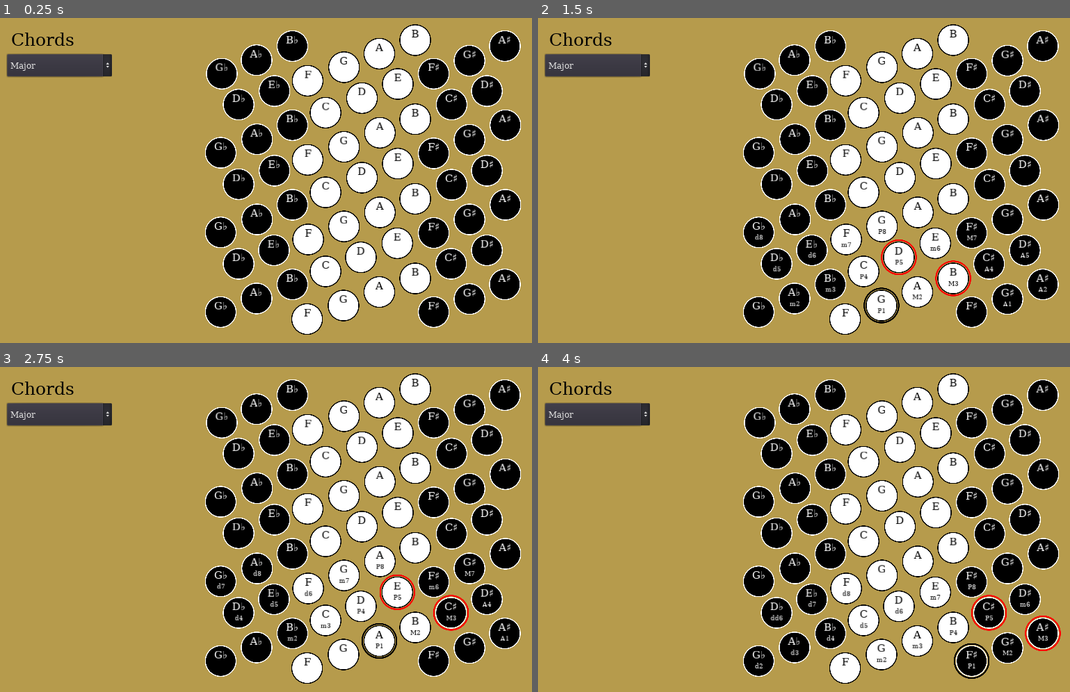
Above: before the commit, frames 1-4 (two rows, left to right).
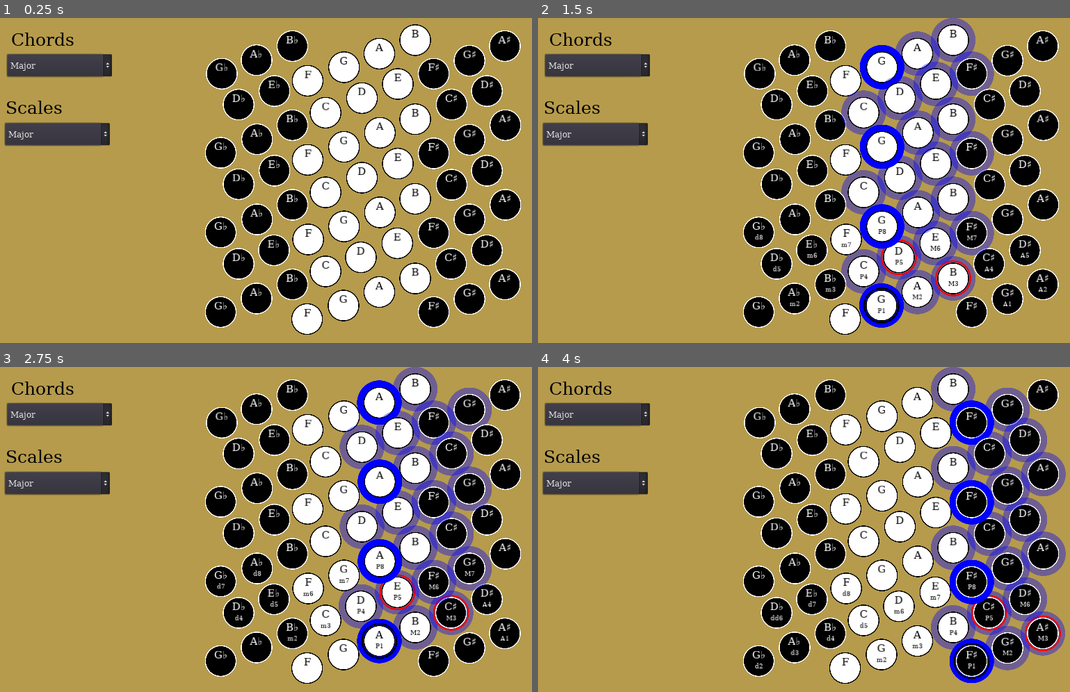
Above: after the commit, the same moments.

Repository: fkberthold/StrisoView
Game: Godot game, scene res://Main.tscn
Same seed, same stepped clock (60 frames per second), same inputs: the game is played once before the commit and once after it.
Inputs:
- Up to frame 1 (0.25 s): no input
- Up to frame 2 (1.5 s): click "F" at 0.5 s; click "G" at 1.25 s
- Up to frame 3 (2.75 s): click "A" at 2 s
- Up to frame 4 (4 s): click "B" at 2.75 s; click "F♯" at 3.5 s

The runs differ from the first frame. In frame 1, 1.6% of the frame differs, in the area x 0-21%, y 25-40%; in frame 2, 10%, in the area x 0-86%, y 0-96%; in frame 3, 9.9%; in frame 4, 9.2%.

Commit message:
Basic Scales implemented

Diff:
--- a/Main.gd
+++ b/Main.gd
@@ -6,32 +6,32 @@
 # var b = "text"
 
 func set_chords():
-    $Chords/ChordsList.add_item("Major")
-    $Chords/ChordsList.add_item("Augmented")
-    $Chords/ChordsList.add_item("Minor")
-    $Chords/ChordsList.add_item("Diminished")
-    $Chords/ChordsList.add_item("Suspended 4th")
-    $Chords/ChordsList.add_item("Suspended 2nd")
+	$Chords/ChordsList.add_item("Major")
+	$Chords/ChordsList.add_item("Augmented")
+	$Chords/ChordsList.add_item("Minor")
+	$Chords/ChordsList.add_item("Diminished")
+	$Chords/ChordsList.add_item("Suspended 4th")
+	$Chords/ChordsList.add_item("Suspended 2nd")
 
 func set_scales():
-    $Scales/ScalesList.add_item("Major")
-    $Scales/ScalesList.add_item("Minor")
+	$Scales/ScalesList.add_item("Major")
+	$Scales/ScalesList.add_item("Minor")
 
 func set_modes():
-    pass
+	pass
 
 # Called when the node enters the scene tree for the first time.
 func _ready():
-    set_chords()
-    set_scales()
-    set_modes()
+	set_chords()
+	set_scales()
+	set_modes()
 
 
 
 func _on_Chords_item_selected(index):
-    var chord_names = ["major","augmented","minor", "diminished", "sus4", "sus2"]
-    $SBoard.set_chord(chord_names[index], true)
+	var chord_names = ["major","augmented","minor", "diminished", "sus4", "sus2"]
+	$SBoard.set_chord(chord_names[index], true)
 
 func _on_ScalesList_item_selected(index):
-    var scale_names = ["Major", "Minor"]
-    $SBoard.set_music_scale(scale_names[index])
+	var scale_names = ["Major", "Minor"]
+	$SBoard.set_music_scale(scale_names[index])
--- a/Main.tscn
+++ b/Main.tscn
@@ -61,7 +61,6 @@
 }
 
 [node name="Scales" type="Control" parent="."]
-visible = false
 margin_left = 5.66327
 margin_top = 139.694
 margin_right = 45.6633
--- a/Scenes/SBoard.gd
+++ b/Scenes/SBoard.gd
@@ -1,5 +1,9 @@
 extends Control
 
+var sel_button = null
+const scales = {"Major":["P1", "M2", "M3", "P4", "P5", "M6", "M7"],
+				"Minor":["P1", "M2", "m3", "P4", "P5", "m6", "m7"]}
+var sel_scale = "Major"
 
 # Declare member variables here. Examples:
 # var a = 2
@@ -8,41 +12,70 @@
 
 # Called when the node enters the scene tree for the first time.
 func _ready():
-    for button in self.get_children():
-        button.connect("selected", self, "button_selected")
+	for button in self.get_children():
+		button.connect("selected", self, "button_selected")
 
 
 # Called every frame. 'delta' is the elapsed time since the previous frame.
 #func _process(delta):
 #    pass
 
-func button_selected(degree, note_name, row, col):
-    print([degree, note_name, row, col])
-    for button in self.get_children():
-        button.button_selected(null, null, null, null)
-    for button in self.get_children():
-        button.button_selected(degree, note_name, row, col)
-    print("=========================")
+func button_selected(button, degree, note_name, row, col):
+	if note_name:
+		sel_button = button
+	else:
+		sel_button = null
+
+	var cur_note_name
+	var base_coords = []
+
+	if sel_button:
+		cur_note_name = sel_button.get_node("Note").text
+
+	for button in self.get_children():
+		button.button_selected(null, null, null, null)
+		button.hide_scale()
+	for button in self.get_children():
+		button.button_selected(degree, note_name, row, col)
+		if(cur_note_name == button.get_node("Note").text):
+			button.show_root()
+			base_coords.append([button.row, button.col])
+
+	for button in self.get_children():
+		var b_row = button.row
+		var b_col = button.col
+		var mod_coords = []
+		for base_coord in base_coords:
+			var mod_coord = [b_row - base_coord[0], b_col - base_coord[1]]
+			if mod_coord == [0,0]:
+				button.show_root()
+				break
+			var interval = button.relative_int.get(mod_coord)
+			if interval in scales[sel_scale]:
+				button.show_scale()
+				break
+
 
 func set_chord(chord, state):
-    for button in self.get_children():
-        if state:
-            button.chord_vis = chord
-        else:
-            button.chord_vis = null
+	for button in self.get_children():
+		if state:
+			button.chord_vis = chord
+		else:
+			button.chord_vis = null
 
-func set_music_scale(scale, state):
-    for button in self.get_children():
-        if state:
-            button.scale_vis = scale
-        else:
-            button.scale_vis = null
+func set_music_scale(scale):
+	sel_scale = scale
+
+func display_scale(scale):
+	for button in self.get_children():
+		pass
+
 
 func _on_chkSound_toggled(button_pressed):
-    for button in self.get_children():
-        button.mute(not button_pressed)
+	for button in self.get_children():
+		button.mute(not button_pressed)
 
 
 func _on_chkLock_toggled(button_pressed):
-    for button in self.get_children():
-        button.lock(button_pressed)
+	for button in self.get_children():
+		button.lock(button_pressed)
--- a/Scenes/SButton.gd
+++ b/Scenes/SButton.gd
@@ -22,79 +22,77 @@
 var lock = false
 
 const pitches = {"C":1,
-                 "C♯":1.059463,
-                 "D♭":1.059463,
-                 "D":1.122462,
-                 "D♯":1.189207,
-                 "E♭":1.189207,
-                 "E":1.259921,
-                 "F":1.33484,
-                 "F♯":1.414214,
-                 "G♭":1.414214,
-                 "G":1.498307,
-                 "G♯":1.587401,
-                 "A♭":1.587401,
-                 "A":1.681793,
-                 "A♯":1.781797,
-                 "B♭":1.781797,
-                 "B":1.887749}
+				 "C♯":1.059463,
+				 "D♭":1.059463,
+				 "D":1.122462,
+				 "D♯":1.189207,
+				 "E♭":1.189207,
+				 "E":1.259921,
+				 "F":1.33484,
+				 "F♯":1.414214,
+				 "G♭":1.414214,
+				 "G":1.498307,
+				 "G♯":1.587401,
+				 "A♭":1.587401,
+				 "A":1.681793,
+				 "A♯":1.781797,
+				 "B♭":1.781797,
+				 "B":1.887749}
 
 const chord_colors = {"root":Color.black,
-                    "major":Color.red,
-                    "augmented":Color.red,
-                    "minor":Color.red,
-                    "diminished":Color.red,
-                    "sus4":Color.red,
-                    "sus2":Color.red}
+					"major":Color.red,
+					"augmented":Color.red,
+					"minor":Color.red,
+					"diminished":Color.red,
+					"sus4":Color.red,
+					"sus2":Color.red}
 
 const relative_int =   {[0,0]:"P1",
-                        [1,0]:"P4",
-                        [1,1]:"P5",
-                        [2,1]:"P8",
-                        [0,1]:"M2",
-                        [0,2]:"M3",
-                        [0,5]:"M6",
-                        [1,3]:"M7",
-                        [-1,3]:"A1",
-                        [-1,4]:"A2",
-                        [-1,5]:"A3",
-                        [0,3]:"A4",
-                        [0,4]:"A5",
-                        [0,6]:"A7",
-                        [-2,6]:"AA1",
-                        [-2,7]:"AA2",
-                        [-1,6]:"AA4",
-                        [-1,7]:"AA5",
-                        [0,7]:"AA8",
-                        [1,-2]:"m2",
-                        [1,-1]:"m3",
-                        [1,2]:"m6",
-                        [2,0]:"m7",
-                        [2,-5]:"d2",
-                        [2,-4]:"d3",
-                        [2,-3]:"d4",
-                        [2,-2]:"d5",
-                        [2,-1]:"d6",
-                        [3,-3]:"d7",
-                        [3,-2]:"d8",
-                        [3,-6]:"dd4",
-                        [3,-5]:"dd5",
-                        [3,-4]:"dd6",
-                        [4,-6]:"dd7"}
-
-const scales = {"Major":["P1", "M2", "M3", "P4", "P5", "m6", "M7"],
-                "Minor":["P1", "M2", "m3", "P4", "P5", "d6", "m7"]}
+						[1,0]:"P4",
+						[1,1]:"P5",
+						[2,1]:"P8",
+						[0,1]:"M2",
+						[0,2]:"M3",
+						[1,2]:"M6",
+						[1,3]:"M7",
+						[-1,3]:"A1",
+						[-1,4]:"A2",
+						[-1,5]:"A3",
+						[0,3]:"A4",
+						[0,4]:"A5",
+						[0,5]:"A6",
+						[0,6]:"A7",
+						[-2,6]:"AA1",
+						[-2,7]:"AA2",
+						[-1,6]:"AA4",
+						[-1,7]:"AA5",
+						[0,7]:"AA8",
+						[1,-2]:"m2",
+						[1,-1]:"m3",
+						[2,-1]:"m6",
+						[2,0]:"m7",
+						[2,-5]:"d2",
+						[2,-4]:"d3",
+						[2,-3]:"d4",
+						[2,-2]:"d5",
+						[3,-4]:"dd6",
+						[3,-3]:"d7",
+						[3,-2]:"d8",
+						[3,-6]:"dd4",
+						[3,-5]:"dd5",
+						[4,-6]:"dd7"}
+
 
 const order = ["G♭", "D♭", "A♭", "E♭", "B♭",
-               "F", "C",  "G", "D", "A", "E", "B",
-               "F♯", "C♯", "G♯", "D♯", "A♯"]
+			   "F", "C",  "G", "D", "A", "E", "B",
+			   "F♯", "C♯", "G♯", "D♯", "A♯"]
 
 const chords = {"major":["P1","P5","M3"],
-                "augmented":["P1","M3","A5"],
-                "minor":["P1", "P5", "m3"],
-                "diminished":["P1","m3", "d5"],
-                "sus4":["P1", "P4", "P5"],
-                "sus2":["P1", "M2", "P5"]}
+				"augmented":["P1","M3","A5"],
+				"minor":["P1", "P5", "m3"],
+				"diminished":["P1","m3", "d5"],
+				"sus4":["P1", "P4", "P5"],
+				"sus2":["P1", "M2", "P5"]}
 
 
 const intervals = ["Uni", "m2", "M2", "m3", "M3", "P4", "A4", "P5", "m6", "M6", "m7", "M7", "P8"]
@@ -102,90 +100,101 @@
 const flat_notes = ["F", "G♭", "G", "A♭", "A", "B♭", "B", "C", "D♭", "D", "E♭", "E"]
 
 func get_interval():
-    if sel_note == null:
-        return null
-    var diff_coord = [row - sel_row,
-                      col - sel_col]
-    return relative_int.get(diff_coord)
+	if sel_note == null:
+		return null
+	var diff_coord = [row - sel_row,
+					  col - sel_col]
+	return relative_int.get(diff_coord)
 
 func set_note():
-    if position == "left":
-        $Note.text = flat_notes[degree]
-    else:
-        $Note.text = sharp_notes[degree]
+	if position == "left":
+		$Note.text = flat_notes[degree]
+	else:
+		$Note.text = sharp_notes[degree]
 
 func set_interval():
-    var interval = get_interval()
-    if interval:
-        $Interval.visible = true
-        $Interval.text = interval
-    else:
-        $Interval.visible = false
-        $Round1.visible = false
+	var interval = get_interval()
+	if interval:
+		$Interval.visible = true
+		$Interval.text = interval
+	else:
+		$Interval.visible = false
+		$Round1.visible = false
 
 func set_chords():
-    if chord_vis and $Interval.visible and $Interval.text in chords[chord_vis]:
-        if full_degree == sel_degree:
-            $Round1.visible = true
-            $Round1.modulate = chord_colors["root"]
-            return
-        else:
-            $Round1.visible = true
-            $Round1.modulate = chord_colors[chord_vis]
-    else:
-        $Round1.visible = false
+	if chord_vis and $Interval.visible and $Interval.text in chords[chord_vis]:
+		if full_degree == sel_degree:
+			$Round1.visible = true
+			$Round1.modulate = chord_colors["root"]
+			return
+		else:
+			$Round1.visible = true
+			$Round1.modulate = chord_colors[chord_vis]
+	else:
+		$Round1.visible = false
 
 
 # Called when the node enters the scene tree for the first time.
 func _ready():
-    full_degree = (octave * 12) + degree
-    set_note()
-    set_interval()
-    set_chords()
-    if position == "center":
-        texture_normal = load("res://Images/WhiteButton.png")
-        $Note.add_color_override("font_color", Color(0,0,0))
-        $Interval.add_color_override("font_color", Color(0,0,0))
-    else:
-        texture_normal = load("res://Images/BlackButton.png")
-        $Note.add_color_override("font_color", Color(1,1,1))
-        $Interval.add_color_override("font_color", Color(1,1,1))
-    set_audio()
+	full_degree = (octave * 12) + degree
+	set_note()
+	set_interval()
+	set_chords()
+	if position == "center":
+		texture_normal = load("res://Images/WhiteButton.png")
+		$Note.add_color_override("font_color", Color(0,0,0))
+		$Interval.add_color_override("font_color", Color(0,0,0))
+	else:
+		texture_normal = load("res://Images/BlackButton.png")
+		$Note.add_color_override("font_color", Color(1,1,1))
+		$Interval.add_color_override("font_color", Color(1,1,1))
+	set_audio()
 
 func set_audio():
-    voice = AudioStreamPlayer.new()
-    var audio_file = "res://Sounds/StrLoop - C" + str(octave + 1) + ".ogg"
-    if File.new().file_exists(audio_file):
-        var sfx = load(audio_file)
-        voice.stream = sfx
-    voice.pitch_scale = pitches[$Note.text]
-    add_child(voice)
+	voice = AudioStreamPlayer.new()
+	var audio_file = "res://Sounds/StrLoop - C" + str(octave + 1) + ".ogg"
+	if File.new().file_exists(audio_file):
+		var sfx = load(audio_file)
+		voice.stream = sfx
+	voice.pitch_scale = pitches[$Note.text]
+	add_child(voice)
 
 func _on_SButton_toggled(_button_pressed):
-    if lock:
-        return
-    if full_degree != sel_degree:
-        emit_signal("selected", full_degree, $Note.text, row, col)
-    else:
-        emit_signal("selected", null, null, null, null)
+	if lock:
+		return
+	if full_degree != sel_degree:
+		emit_signal("selected", self, full_degree, $Note.text, row, col)
+	else:
+		emit_signal("selected", self, null, null, null, null)
 
 func button_selected(new_degree, note_name, new_row, new_col):
-    sel_degree = new_degree
-    sel_note = note_name
-    sel_row = new_row
-    sel_col = new_col
-    set_interval()
-    set_chords()
+	sel_degree = new_degree
+	sel_note = note_name
+	sel_row = new_row
+	sel_col = new_col
+	set_interval()
+	set_chords()
 
 func mute(is_on):
-    mute = is_on
+	mute = is_on
 
 func lock(is_on):
-    lock = is_on
+	lock = is_on
+
+func show_root():
+	$Scale.visible = true
+	$Scale.modulate = Color(0, 0, 1)
+
+func show_scale():
+	$Scale.visible = true
+	$Scale.modulate = Color(0, 0, 1, 0.39)
+
+func hide_scale():
+	$Scale.visible = false
 
 func _on_SButton_button_down():
-    if not mute:
-        voice.playing = true
+	if not mute:
+		voice.playing = true
 
 func _on_SButton_button_up():
-    voice.playing = false
+	voice.playing = false
Not shown, changed: striso_explore.pck
